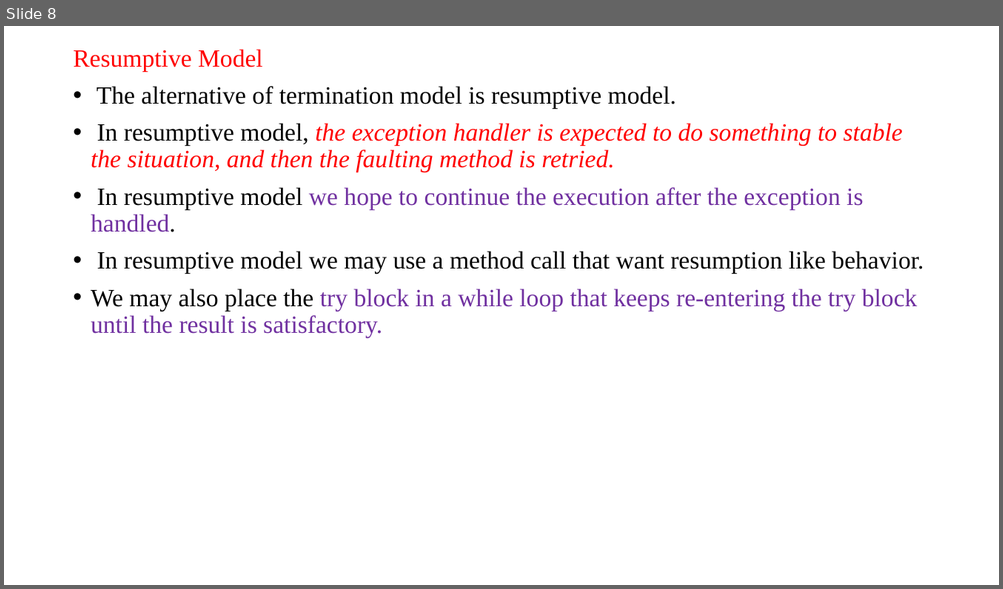
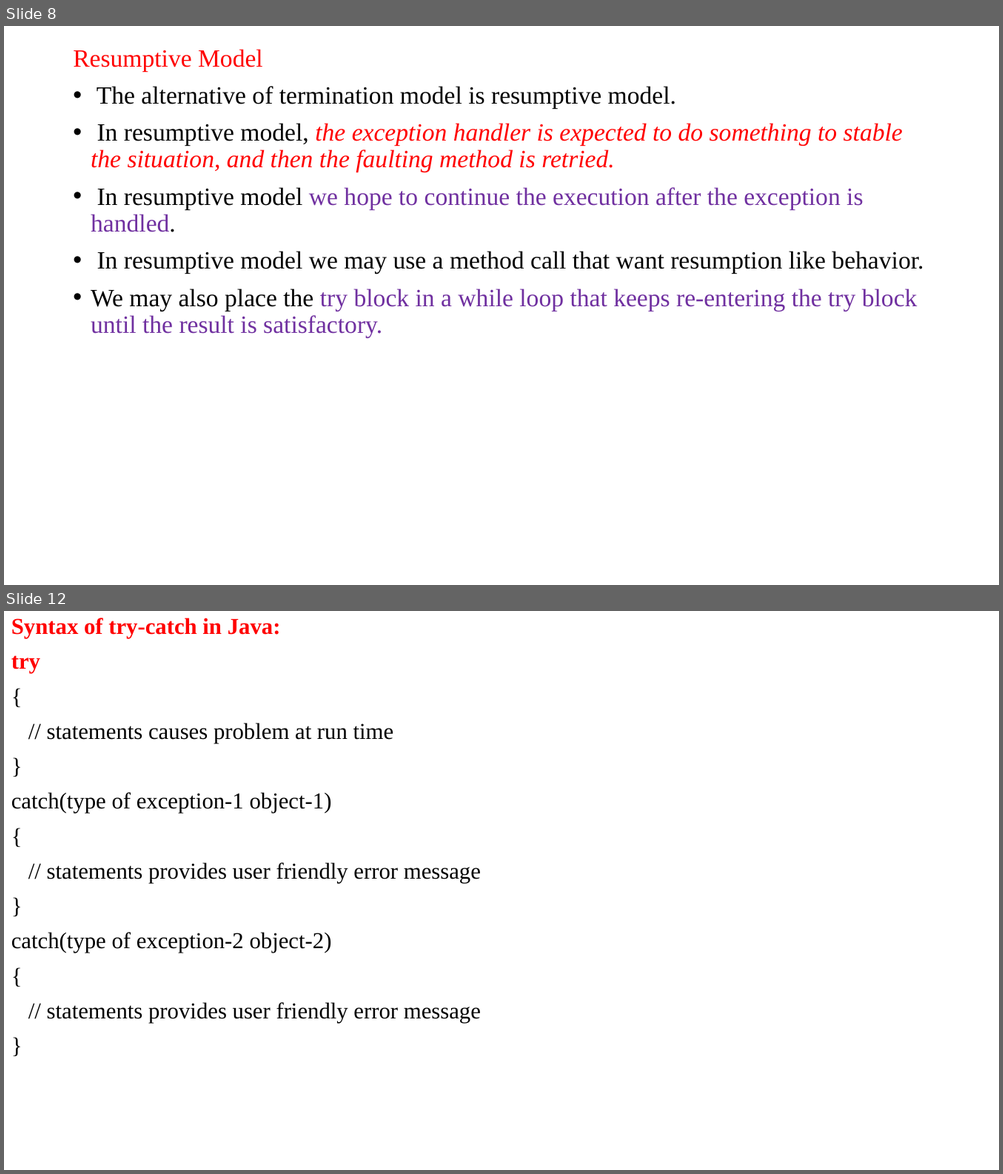
Before and after one commit to anvesh1987/Java-Programs-CSE-G, a slide deck: UNIT–III.ppt. Shown one above the other, each under a label of ours: slide 8 before the commit, slides 8 and 12 after it; the slides between them are not shown. The pictures are 1003x589 and 1003x1174 pixels, drawn with LibreOffice and Linux fonts; fonts in the diff are those of the drawing. Boxes give left, top, right and bottom in pixels: in the first picture for what was removed or moved away, otherwise in the second. Text is boxed around its words. In the diff, an @@ line names an element or a change of style, - is before the commit and + after.

```diff
--- a/UNIT–III.ppt
+++ b/UNIT–III.ppt
@@ slide 12 added at <box>4,611,999,1170</box>, background #FFFFFF @@
@@ text added at <box>11,618,481,1023</box>, 22 pt, text #000000 @@
+Syntax of try-catch in Java:
+try
+{
+// statements causes problem at run time
+}
+catch(type of exception-1 object-1)
+{
+// statements provides user friendly error message
+}
+catch(type of exception-2 object-2)
+{
+// statements provides user friendly error message
+}
```
Also in this commit, not shown: 7 other slides added.
